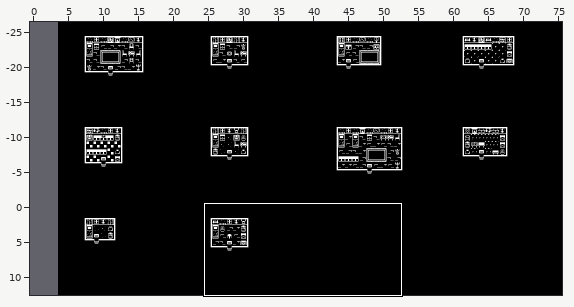
Tiled map -- assets/maps/interiors.tmx. The picture above shows the old version from afar; the outline marks the close-up.
Close-up. The starting point:
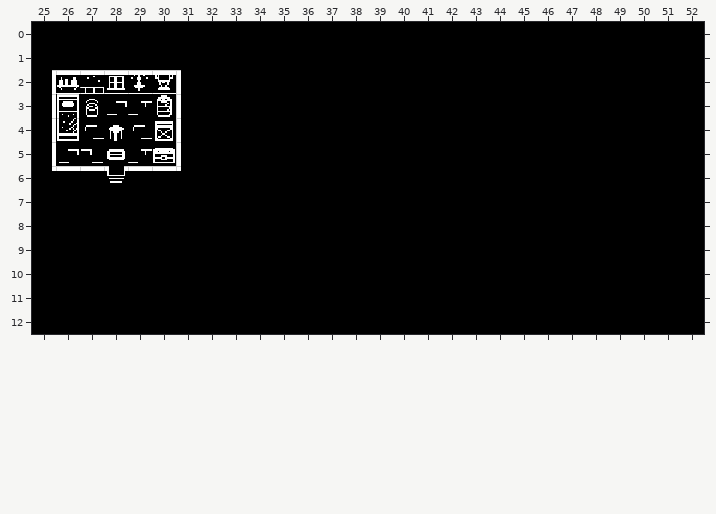
Cells are 16x16 px. Shown: x 25..52, y 0..12. The commit also changed other parts of the map, which this record leaves out. The old version is drawn lined up with the new one.
After the commit:
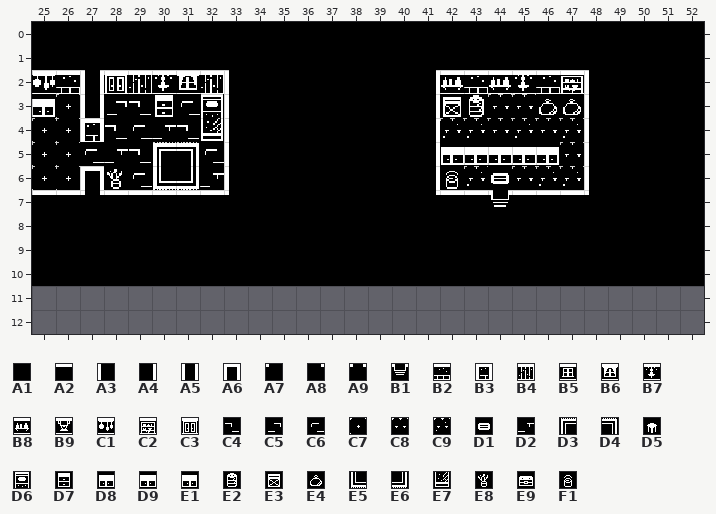
Key: from "house": A1 0, A2 1, A3 2, A4 3, A5 6, A6 7, A7 8, A8 9, A9 10, B1 13, B2 16, B3 19, B4 20, B5 32, B6 33, B7 36, B8 40, B9 42, C1 43, C2 57, C3 58, C4 64, C5 65, C6 66, C7 67, C8 70, C9 71, D1 76, D2 78, D3 80, D4 82, D5 94, D6 100, D7 101, D8 105, D9 106, E1 107, E2 109, E3 110, E4 111, E5 112, E6 114, E7 116, E8 117, E9 122, F1 124.
__ is an empty cell.
Diff:
map size 72x39 -> 76x11 cells (old content now starts at 4,-26; both pictures use the new coordinates)
Layer "Ground":
y 2: x 25..33 A4 B8 B2 B5 B7 B9 A3 A1 A1 -> C1 B2 A5 C3 B4 B7 B6 B4 A3; x 41..48 A1 A1 A1 A1 A1 A1 A1 A1 -> A4 B8 B2 B8 B7 B2 C2 A3
y 3: x 25..27 A4 D6 F1 -> E1 C7 A5; x 29..33 D2 E2 A3 A1 A1 -> C4 D7 C6 D6 A3; x 41..48 A1 A1 A1 A1 A1 A1 A1 A1 -> A4 E3 E2 C8 C8 E4 E4 A3
y 4: x 25..28 A4 E7 C6 D5 -> C7 C7 B3 C4; x 30..33 E3 A3 A1 A1 -> D2 C4 E7 A3; x 41..48 A1 A1 A1 A1 A1 A1 A1 A1 -> A4 C9 C9 C8 C9 C8 C9 A3
y 5: x 25..33 A4 C5 C4 D1 D2 E9 A3 A1 A1 -> C7 C7 C6 D2 C4 D3 D4 C6 A3; x 41..48 A1 A1 A1 A1 A1 A1 A1 A1 -> A4 D8 D9 D9 D9 E1 C8 A3
y 6: x 25..33 A8 A2 A2 B1 A2 A2 A7 A1 A1 -> C7 C7 A6 E8 C6 E5 E6 D2 A3; x 41..48 A1 A1 A1 A1 A1 A1 A1 A1 -> A4 F1 C9 D1 C8 C9 C9 A3
y 7: x 25..33 A1 A1 A1 A1 A1 A1 A1 A1 A1 -> A2 A2 A9 A2 A2 A2 A2 A2 A7; x 41..48 A1 A1 A1 A1 A1 A1 A1 A1 -> A8 A2 A2 B1 A2 A2 A2 A7
y 11..12: x 25..52 A1 A1 A1 A1 A1 A1 A1 A1 A1 A1 A1 A1 A1 A1 A1 A1 A1 A1 A1 A1 A1 A1 A1 A1 A1 A1 A1 A1 -> __ __ __ __ __ __ __ __ __ __ __ __ __ __ __ __ __ __ __ __ __ __ __ __ __ __ __ __
